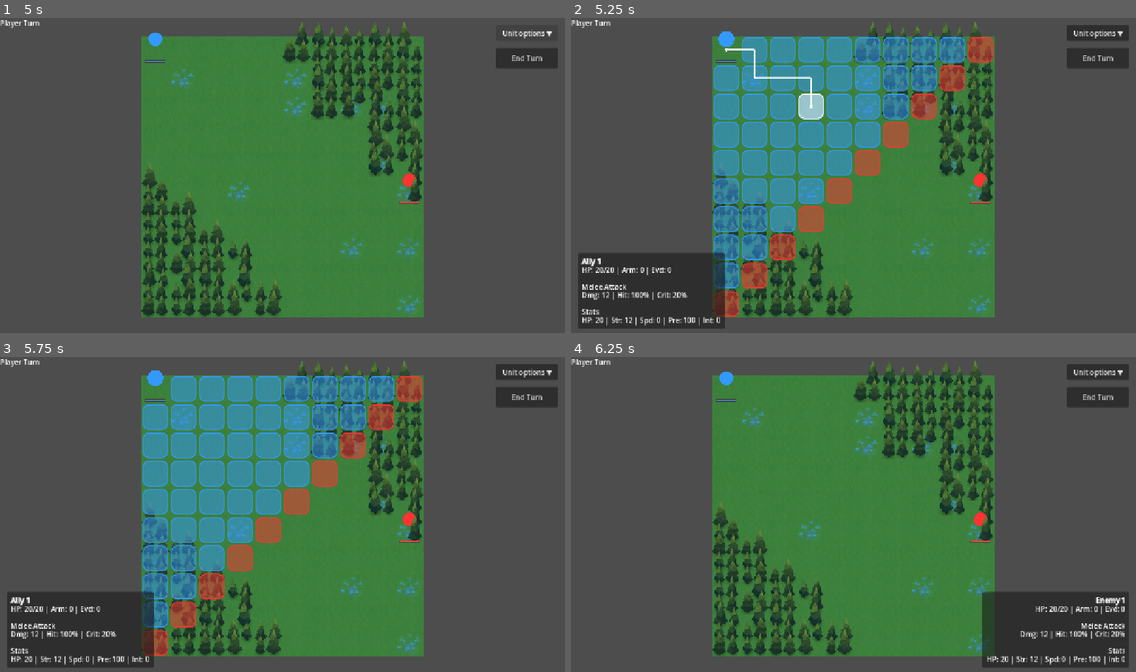
Above: before the commit, frames 1-4 (two rows, left to right).
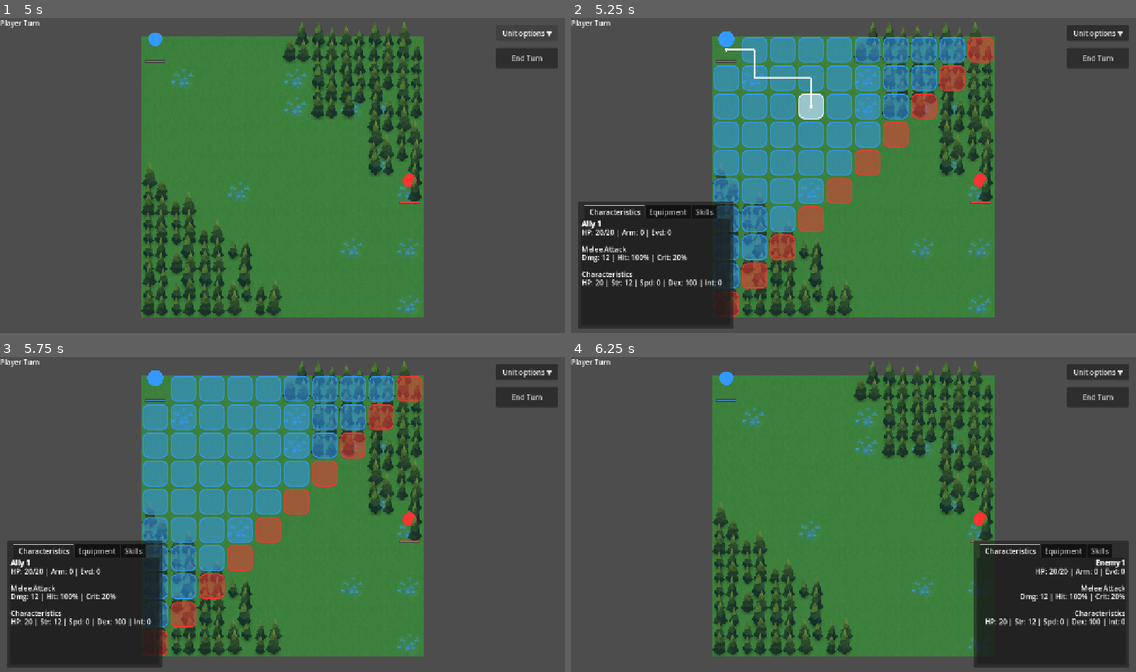
Above: after the commit, the same moments.

Repository: Baptisteberard/srpg
Game: Godot game, scene res://main.tscn
Two runs of this game, one before a commit and one after it. Both use one fixed random seed, a clock stepped at 60 frames per second and the inputs below.
Inputs (mouse positions are in pixels of both pictures, inside the frame that each line leads up to):
- Up to frame 1 (5 s): click "Map 1" at 0.5 s; click "End Turn" at 1.25 s; click "End Turn" at 2 s; click "End Turn" at 2.75 s; click "Unit options ▼" at 3.5 s; click "Unit options ▲" at 4.25 s
- Up to frame 2 (5.25 s): drag from (729, 49) to (977, 191) at 5.02 s
- Up to frame 3 (5.75 s): no input
- Up to frame 4 (6.25 s): drag from (977, 530) to (729, 388) at 5.77 s

Frame 1 is identical in both runs. In frame 2, 6.4% of the frame differs, in the area x 1-29%, y 58-99%; in frame 3, 6.4%; in frame 4, 6.4%, in the area x 71-99%, y 58-99%.

Commit message:
feat: add tabbed unit information window

Diff:
--- a/tests/run_tests.gd
+++ b/tests/run_tests.gd
@@ -42,6 +42,11 @@
 
 	var board: Board = battle.get_node_or_null("Board") as Board
 	var manager: TurnManager = battle.find_child("TurnManager", true, false) as TurnManager
+	var hud := battle.find_child("UI", true, false) as BattleHud
+	var unit_info_panel := battle.find_child("UnitStatsPanel", true, false) as PanelContainer
+	var unit_info_tabs := battle.find_child("UnitInfoTabs", true, false) as TabContainer
+	var equipment_label := battle.find_child("EquipmentLabel", true, false) as RichTextLabel
+	var skills_label := battle.find_child("SkillsLabel", true, false) as RichTextLabel
 	var settings_toggle := battle.find_child("UnitVisualSettingsToggle", true, false) as Button
 	var settings_panel := battle.find_child("UnitVisualSettingsPanel", true, false) as PanelContainer
 	var size_slider := battle.find_child("UnitSizeSlider", true, false) as HSlider
@@ -63,6 +68,25 @@
 					break
 			_expect(all_use_fe8_visuals, "%s uses FE8 map-sprite animations for every unit" % scene_path)
 
+	var unit_tabs_work := false
+	if manager != null \
+	and hud != null \
+	and unit_info_panel != null \
+	and unit_info_tabs != null \
+	and equipment_label != null \
+	and skills_label != null \
+	and not manager.player_units.is_empty():
+		hud.focus_unit(manager.player_units[0])
+		await process_frame
+		unit_tabs_work = unit_info_panel.visible \
+			and unit_info_tabs.get_tab_count() == 3 \
+			and unit_info_tabs.get_tab_title(0) == "Characteristics" \
+			and unit_info_tabs.get_tab_title(1) == "Equipment" \
+			and unit_info_tabs.get_tab_title(2) == "Skills" \
+			and not equipment_label.text.is_empty() \
+			and not skills_label.text.is_empty()
+	_expect(unit_tabs_work, "%s shows one unit window with three information tabs" % scene_path)
+
 	var visual_settings_work := false
 	if manager != null \
 	and settings_toggle != null \
--- a/ui/battle_hud.gd
+++ b/ui/battle_hud.gd
@@ -20,8 +20,13 @@
 var preview_attacker_cell: Vector2i = Vector2i.ZERO
 
 var stats_panel: PanelContainer
+var stats_tabs: TabContainer
 var stats_scroll: ScrollContainer
 var stats_label: RichTextLabel
+var equipment_scroll: ScrollContainer
+var equipment_label: RichTextLabel
+var skills_scroll: ScrollContainer
+var skills_label: RichTextLabel
 var unit_visual_settings_toggle: Button
 var unit_visual_settings_panel: PanelContainer
 var unit_size_slider: HSlider
@@ -283,7 +288,7 @@
 
 
 func refresh() -> void:
-	if stats_panel == null or stats_label == null:
+	if stats_panel == null or stats_label == null or equipment_label == null or skills_label == null:
 		return
 
 	if preview_attacker != null \
@@ -297,16 +302,20 @@
 		if focused_unit != null and is_instance_valid(focused_unit):
 			preview_side_unit = focused_unit
 		stats_label.text = _build_combat_preview_text(preview_attacker, preview_defender, preview_attacker_cell)
+		_refresh_unit_detail_tabs(preview_side_unit)
 		_position_stats_panel_for_unit(preview_side_unit)
 		return
 
 	if focused_unit == null or not is_instance_valid(focused_unit) or not focused_unit.is_alive():
 		stats_panel.visible = false
 		stats_label.text = ""
+		equipment_label.text = ""
+		skills_label.text = ""
 		return
 
 	stats_panel.visible = true
 	stats_label.text = _build_default_unit_stats_text(focused_unit)
+	_refresh_unit_detail_tabs(focused_unit)
 	_position_stats_panel_for_unit(focused_unit)
 
 
@@ -323,23 +332,46 @@
 	margin.add_theme_constant_override("margin_bottom", 8)
 	stats_panel.add_child(margin)
 
-	stats_scroll = ScrollContainer.new()
-	stats_scroll.horizontal_scroll_mode = ScrollContainer.SCROLL_MODE_DISABLED
-	stats_scroll.vertical_scroll_mode = ScrollContainer.SCROLL_MODE_AUTO
-	stats_scroll.size_flags_horizontal = Control.SIZE_EXPAND_FILL
-	stats_scroll.size_flags_vertical = Control.SIZE_EXPAND_FILL
-	margin.add_child(stats_scroll)
-
-	stats_label = RichTextLabel.new()
-	stats_label.name = "StatsLabel"
-	stats_label.bbcode_enabled = true
-	stats_label.scroll_active = false
-	stats_label.autowrap_mode = TextServer.AUTOWRAP_WORD_SMART
-	stats_label.fit_content = true
-	stats_label.size_flags_horizontal = Control.SIZE_EXPAND_FILL
-	stats_label.size_flags_vertical = Control.SIZE_SHRINK_BEGIN
-	stats_label.add_theme_constant_override("line_separation", -4)
-	stats_scroll.add_child(stats_label)
+	stats_tabs = TabContainer.new()
+	stats_tabs.name = "UnitInfoTabs"
+	stats_tabs.size_flags_horizontal = Control.SIZE_EXPAND_FILL
+	stats_tabs.size_flags_vertical = Control.SIZE_EXPAND_FILL
+	margin.add_child(stats_tabs)
+
+	var characteristics_tab := _create_unit_info_tab("Characteristics", "CharacteristicsLabel")
+	stats_scroll = characteristics_tab["scroll"] as ScrollContainer
+	stats_label = characteristics_tab["label"] as RichTextLabel
+
+	var equipment_tab := _create_unit_info_tab("Equipment", "EquipmentLabel")
+	equipment_scroll = equipment_tab["scroll"] as ScrollContainer
+	equipment_label = equipment_tab["label"] as RichTextLabel
+
+	var skills_tab := _create_unit_info_tab("Skills", "SkillsLabel")
+	skills_scroll = skills_tab["scroll"] as ScrollContainer
+	skills_label = skills_tab["label"] as RichTextLabel
+	stats_tabs.current_tab = 0
+
+
+func _create_unit_info_tab(tab_name: String, label_name: String) -> Dictionary:
+	var scroll := ScrollContainer.new()
+	scroll.name = tab_name
+	scroll.horizontal_scroll_mode = ScrollContainer.SCROLL_MODE_DISABLED
+	scroll.vertical_scroll_mode = ScrollContainer.SCROLL_MODE_AUTO
+	scroll.size_flags_horizontal = Control.SIZE_EXPAND_FILL
+	scroll.size_flags_vertical = Control.SIZE_EXPAND_FILL
+	stats_tabs.add_child(scroll)
+
+	var label := RichTextLabel.new()
+	label.name = label_name
+	label.bbcode_enabled = true
+	label.scroll_active = false
+	label.autowrap_mode = TextServer.AUTOWRAP_WORD_SMART
+	label.fit_content = true
+	label.size_flags_horizontal = Control.SIZE_EXPAND_FILL
+	label.size_flags_vertical = Control.SIZE_SHRINK_BEGIN
+	label.add_theme_constant_override("line_separation", -4)
+	scroll.add_child(label)
+	return {"scroll": scroll, "label": label}
 
 
 func _position_stats_panel_for_unit(unit: Unit) -> void:
@@ -347,22 +379,39 @@
 		return
 
 	var viewport_size: Vector2 = get_viewport().get_visible_rect().size
-	var max_content_width: float = max(80.0, viewport_size.x - 48.0)
-	var content_width: float = clampf(_measure_stats_text_width(max_content_width), 80.0, max_content_width)
-	var content_height: float = _measure_stats_text_height(content_width)
-	stats_label.custom_minimum_size = Vector2(content_width, content_height)
-	stats_label.update_minimum_size()
+	var max_content_width: float = max(300.0, viewport_size.x - 48.0)
+	var measured_width: float = maxf(
+		_measure_label_text_width(stats_label, max_content_width),
+		maxf(
+			_measure_label_text_width(equipment_label, max_content_width),
+			_measure_label_text_width(skills_label, max_content_width)
+		)
+	)
+	var content_width: float = clampf(maxf(300.0, measured_width), 300.0, max_content_width)
+	var stats_height: float = _measure_label_text_height(stats_label, content_width)
+	var equipment_height: float = _measure_label_text_height(equipment_label, content_width)
+	var skills_height: float = _measure_label_text_height(skills_label, content_width)
+	var content_height: float = maxf(stats_height, maxf(equipment_height, skills_height))
+	_set_unit_info_label_size(stats_label, content_width, stats_height)
+	_set_unit_info_label_size(equipment_label, content_width, equipment_height)
+	_set_unit_info_label_size(skills_label, content_width, skills_height)
 
 	var panel_width: float = content_width + 16.0
-	var desired_height: float = content_height + 16.0
-	var panel_height: float = min(desired_height, max(120.0, viewport_size.y - 32.0))
-	if stats_scroll != null:
-		stats_scroll.custom_minimum_size = Vector2(content_width, panel_height - 16.0)
+	var desired_height: float = maxf(180.0, content_height + 56.0)
+	var panel_height: float = min(desired_height, max(180.0, viewport_size.y - 32.0))
+	stats_tabs.custom_minimum_size = Vector2(content_width, panel_height - 16.0)
+	var scroll_height: float = maxf(100.0, panel_height - 52.0)
+	for scroll in [stats_scroll, equipment_scroll, skills_scroll]:
+		if scroll != null:
+			scroll.custom_minimum_size = Vector2(content_width, scroll_height)
 
 	stats_panel.set_anchors_preset(Control.PRESET_TOP_LEFT)
 	var is_enemy: bool = unit != null and unit.faction == Unit.Faction.ENEMY
 	var panel_x: float = viewport_size.x - panel_width - 16.0 if is_enemy else 16.0
-	stats_label.horizontal_alignment = HORIZONTAL_ALIGNMENT_RIGHT if is_enemy else HORIZONTAL_ALIGNMENT_LEFT
+	var alignment := HORIZONTAL_ALIGNMENT_RIGHT if is_enemy else HORIZONTAL_ALIGNMENT_LEFT
+	stats_label.horizontal_alignment = alignment
+	equipment_label.horizontal_alignment = alignment
+	skills_label.horizontal_alignment = alignment
 	var panel_y: float = viewport_size.y - panel_height - 16.0
 	stats_panel.offset_left = panel_x
 	stats_panel.offset_top = panel_y
@@ -370,13 +419,18 @@
 	stats_panel.offset_bottom = panel_y + panel_height
 
 
-func _measure_stats_text_width(max_content_width: float) -> float:
-	var font: Font = stats_label.get_theme_font("font")
-	var font_size: int = stats_label.get_theme_font_size("font_size")
+func _set_unit_info_label_size(label: RichTextLabel, width: float, height: float) -> void:
+	label.custom_minimum_size = Vector2(width, height)
+	label.update_minimum_size()
+
+
+func _measure_label_text_width(label: RichTextLabel, max_content_width: float) -> float:
+	var font: Font = label.get_theme_font("font")
+	var font_size: int = label.get_theme_font_size("font_size")
 	if font == null:
-		return min(max_content_width, stats_label.get_combined_minimum_size().x)
+		return min(max_content_width, label.get_combined_minimum_size().x)
 	var measured: Vector2 = font.get_multiline_string_size(
-		_strip_bbcode_tags(stats_label.text),
+		_strip_bbcode_tags(label.text),
 		HORIZONTAL_ALIGNMENT_LEFT,
 		100000.0,
 		font_size
@@ -384,12 +438,12 @@
 	return min(max_content_width, ceil(measured.x) + 2.0)
 
 
-func _measure_stats_text_height(content_width: float) -> float:
-	var font: Font = stats_label.get_theme_font("font")
-	var font_size: int = stats_label.get_theme_font_size("font_size")
+func _measure_label_text_height(label: RichTextLabel, content_width: float) -> float:
+	var font: Font = label.get_theme_font("font")
+	var font_size: int = label.get_theme_font_size("font_size")
 	if font == null:
-		return stats_label.get_combined_minimum_size().y
-	var plain_text: String = _strip_bbcode_tags(stats_label.text)
+		return label.get_combined_minimum_size().y
+	var plain_text: String = _strip_bbcode_tags(label.text)
 	var measured: Vector2 = font.get_multiline_string_size(
 		plain_text,
 		HORIZONTAL_ALIGNMENT_LEFT,
@@ -397,8 +451,17 @@
 		font_size
 	)
 	var line_count: int = max(1, plain_text.count("\n") + 1)
-	var line_separation: int = stats_label.get_theme_constant("line_separation")
+	var line_separation: int = label.get_theme_constant("line_separation")
 	return max(1.0, measured.y + float(line_separation * max(0, line_count - 1)))
+
+
+func _refresh_unit_detail_tabs(unit: Unit) -> void:
+	if unit == null or not is_instance_valid(unit):
+		equipment_label.text = ""
+		skills_label.text = ""
+		return
+	equipment_label.text = _build_equipment_text(unit)
+	skills_label.text = _build_skills_text(unit)
 
 
 func _strip_bbcode_tags(text_value: String) -> String:
@@ -414,7 +477,7 @@
 	var attack_line: String = "Dmg: %d | Hit: %d%% | Crit: %d%%" % [unit.strength, unit.precision, crit_chance]
 	if unit.attack_range > 1:
 		attack_line += " | Rng: %d" % unit.attack_range
-	return "[b]%s[/b]\nHP: %d/%d | Arm: %d | Evd: %d\n\n%s\n%s\n\nStats\nHP: %d | Str: %d | Spd: %d | Pre: %d | Int: %d" % [
+	return "[b]%s[/b]\nHP: %d/%d | Arm: %d | Evd: %d\n\n%s\n%s\n\nCharacteristics\nHP: %d | Str: %d | Spd: %d | Dex: %d | Int: %d" % [
 		unit.get_display_name(),
 		unit.current_hp,
 		unit.health,
@@ -430,6 +493,14 @@
 	]
 
 
+func _build_equipment_text(unit: Unit) -> String:
+	return "[b]%s[/b]\n\n[b]Weapon[/b]\nNone — prototype basic attack\n\n[b]Armor[/b]\nNone\n\n[b]Shield[/b]\nNone\n\n[i]Equipment data is not implemented yet.[/i]" % unit.get_display_name()
+
+
+func _build_skills_text(unit: Unit) -> String:
+	return "[b]%s[/b]\n\n[b]Weapon Attack[/b]\nBasic Attack — damage: Strength\n\n[b]Active Skills[/b]\nNone\n\n[b]Passive Skills[/b]\nNone\n\n[i]Data-driven skills are not implemented yet.[/i]" % unit.get_display_name()
+
+
 func _build_combat_preview_text(attacker: Unit, defender: Unit, attacker_cell: Vector2i) -> String:
 	var forecast: Dictionary = CombatResolver.forecast(attacker, defender, attacker_cell)
 	if not bool(forecast.get("can_attack", false)):
@@ -443,7 +514,7 @@
 	var defender_hp_after: int = int(forecast["defender_hp_after"])
 	var first_striker: String = "Attacker" if bool(forecast["attacker_strikes_first"]) else "Defender"
 
-	return "Combat Preview\nFirst strike: %s\n\nAttacker (%s)\nHP: %d/%d\nStrength: %d\nSpeed: %d\nPrecision: %d\nHit: %d%%\nDamage: %d\nHP After (if hits): %d\n\nDefender (%s)\nHP: %d/%d\nStrength: %d\nSpeed: %d\nPrecision: %d\nHit: %d%%\nDamage: %d\nHP After (if hits): %d" % [
+	return "Combat Preview\nFirst strike: %s\n\nAttacker (%s)\nHP: %d/%d\nStrength: %d\nSpeed: %d\nDexterity: %d\nHit: %d%%\nDamage: %d\nHP After (if hits): %d\n\nDefender (%s)\nHP: %d/%d\nStrength: %d\nSpeed: %d\nDexterity: %d\nHit: %d%%\nDamage: %d\nHP After (if hits): %d" % [
 		first_striker,
 		_faction_label(attacker),
 		attacker.current_hp,
Not shown, changed: ARCHITECTURE.md
